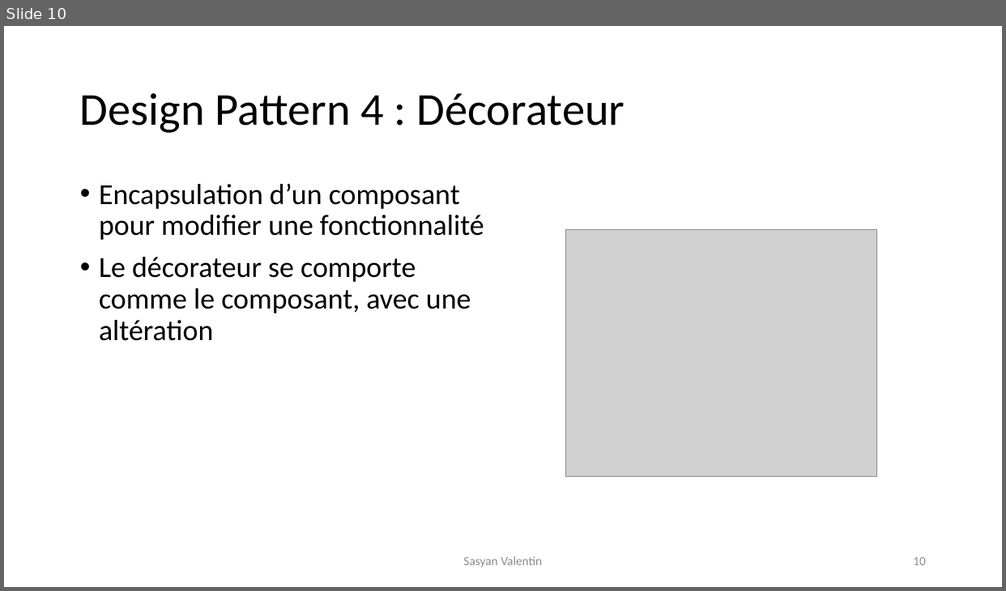
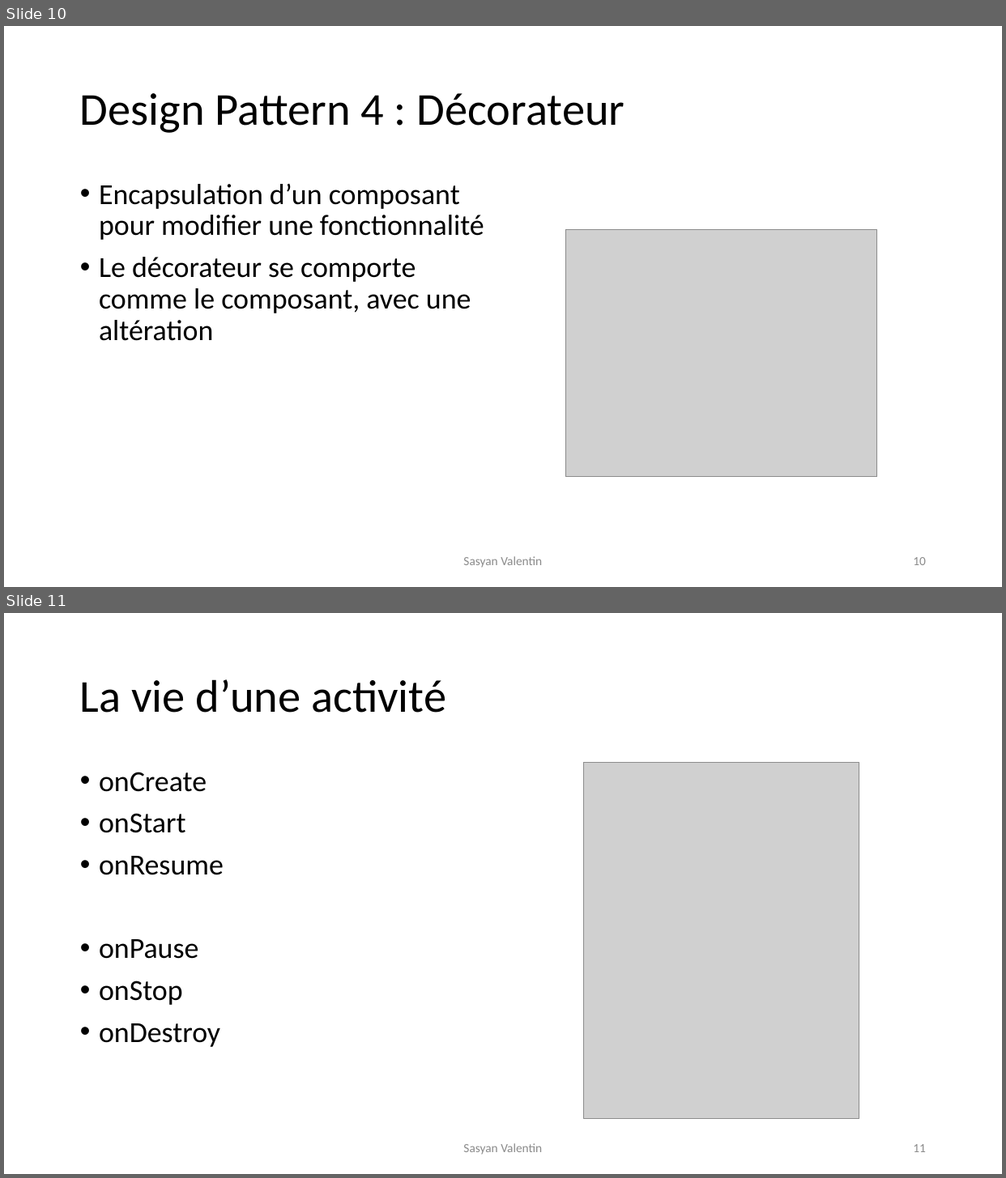
Before and after one commit to VSasyan/AndroidENSG, a slide deck: 1_ressources/2_presentation_fonctionnement.pptx. Shown one above the other, each under a label of ours: slide 10 before the commit, slides 10 and 11 after it. The pictures are 1006x591 and 1006x1178 pixels, drawn with LibreOffice and Linux fonts; fonts in the diff are those of the drawing; grey boxes stand for pictures. Boxes give left, top, right and bottom in pixels: in the first picture for what was removed or moved away, otherwise in the second. Text is boxed around its words. In the diff, an @@ line names an element or a change of style, - is before the commit and + after.

```diff
--- a/1_ressources/2_presentation_fonctionnement.pptx
+++ b/1_ressources/2_presentation_fonctionnement.pptx
@@ slide 11 added at (4,613,1002,1174), background #FFFFFF @@
@@ title added at (80,679,446,713), 44 pt, text #000000 @@
+La vie d’une activité
@@ text added at (99,772,224,1047), 28 pt, text #000000 @@
+• onCreate
+• onStart
+• onResume
+• onPause
+• onStop
+• onDestroy
@@ picture added at (583,763,859,1119) @@
@@ text added at (463,1144,542,1155), 12 pt, text #8C8C8C @@
+Sasyan Valentin
@@ page number added at (913,1144,926,1152), 12 pt, text #8C8C8C @@
+11
```
Also in this commit, not shown: 1 other file.
